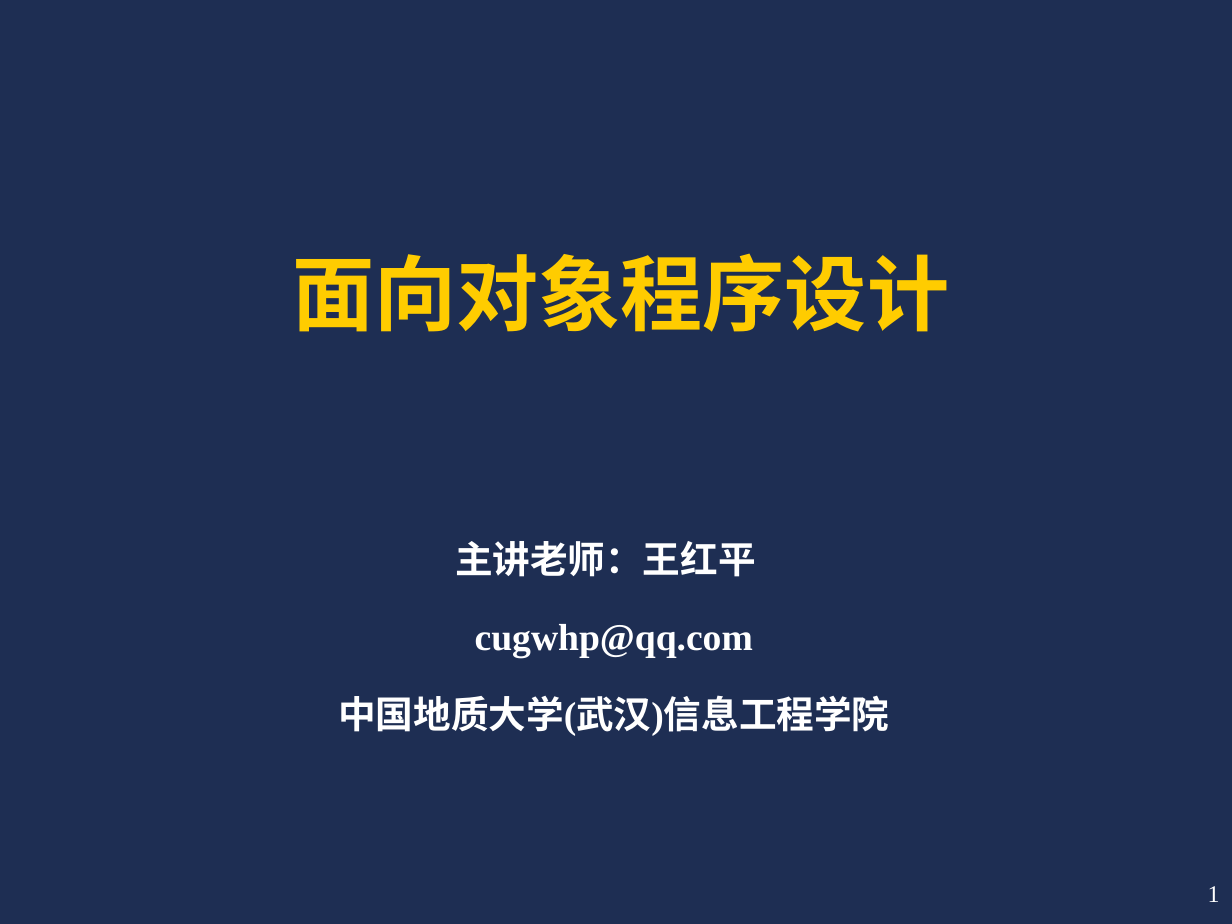
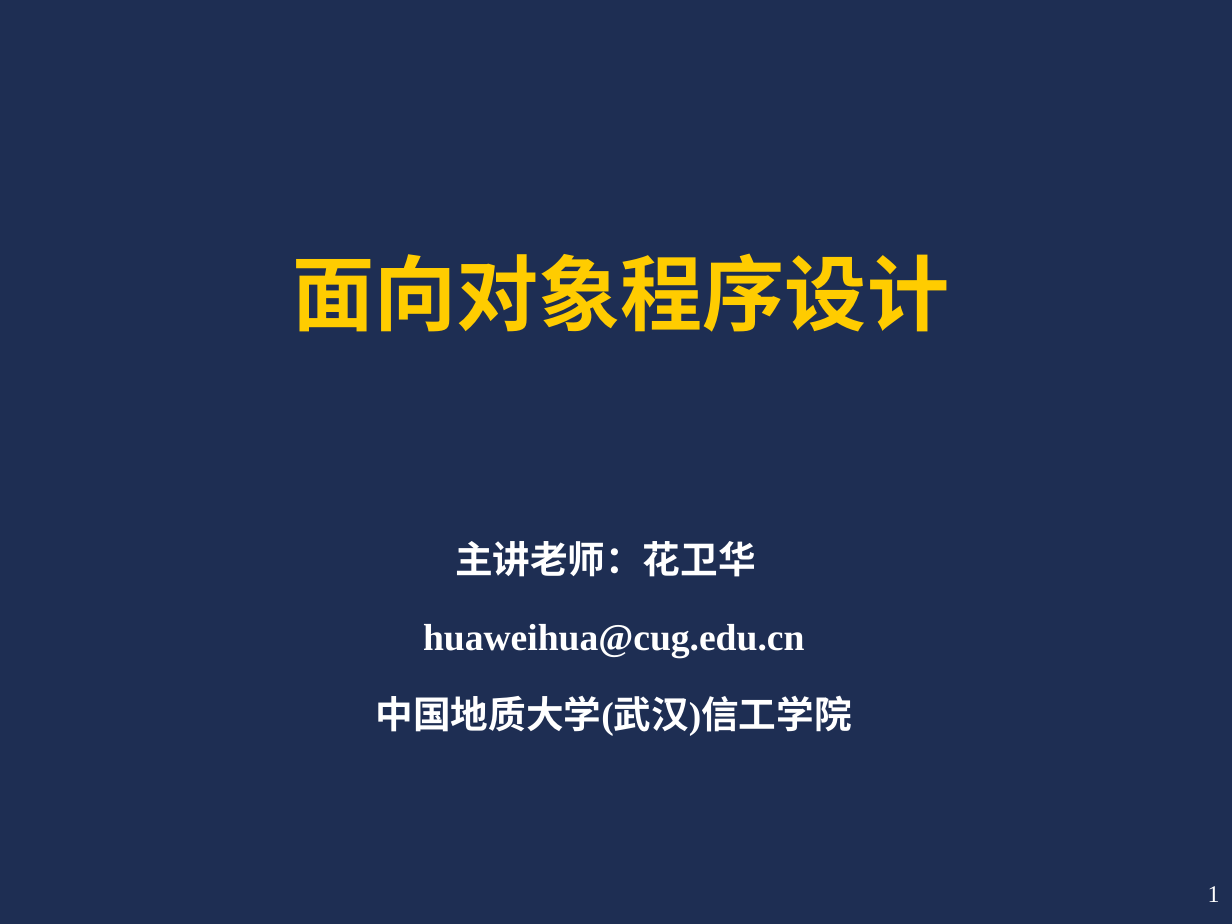
Before and after one commit to cugwhp/OOPCPP, a slide deck: slide 1 of 02.PPT/第8章 多态/c++8.ppt. Drawn at 1232x924 pixels with LibreOffice and Linux fonts; fonts in the diff are those of the drawing. Boxes give left, top, right and bottom in pixels: in the first picture for what was removed or moved away, otherwise in the second. Text is boxed around its words. In the diff, an @@ line names an element or a change of style, - is before the commit and + after.

```diff
--- a/02.PPT/第8章 多态/c++8.ppt
+++ b/02.PPT/第8章 多态/c++8.ppt
@@ text at (376,541,852,736): text changed @@
-主讲老师：王红平
-cugwhp@qq.com
-中国地质大学(武汉)信息工程学院
+主讲老师：花卫华
+huaweihua@cug.edu.cn
+中国地质大学(武汉)信工学院
```
Also in this commit, not shown: 1 other slide changed, 40 other files.
